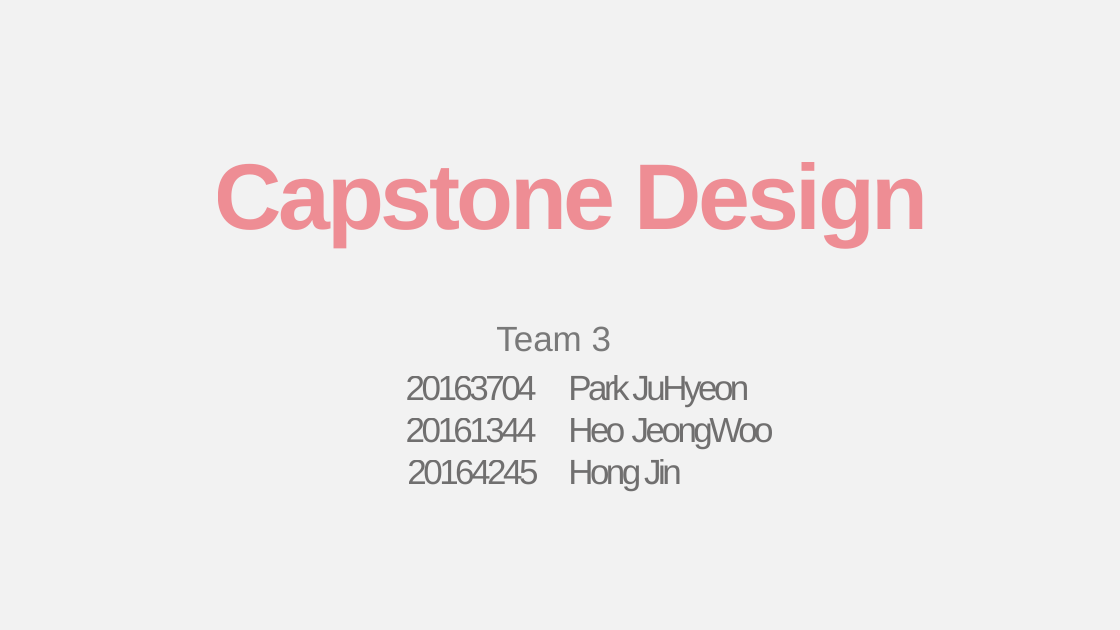
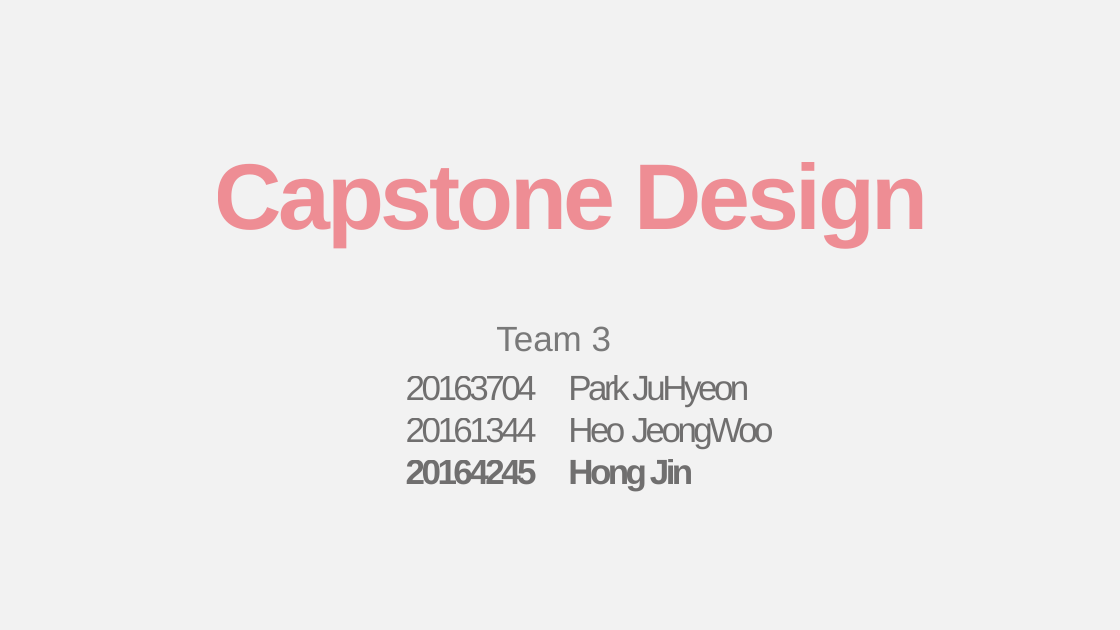
Before and after one commit to smoothie316/Docs, a slide deck: slide 1 of Weekly Presentation/Capstone Design 4th Presentation.pptx. Drawn at 1120x630 pixels with LibreOffice and Linux fonts; fonts in the diff are those of the drawing. Boxes give left, top, right and bottom in pixels: in the first picture for what was removed or moved away, otherwise in the second. Text is boxed around its words. In the diff, an @@ line names an element or a change of style, - is before the commit and + after.

```diff
--- a/Weekly Presentation/Capstone Design 4th Presentation.pptx
+++ b/Weekly Presentation/Capstone Design 4th Presentation.pptx
@@ text at (x1=406, y1=460, x2=537, y2=485): bold on in "20164245" @@
@@ text at (x1=568, y1=459, x2=694, y2=491): bold on in "Hong Jin" @@
```
Also in this commit, not shown: 26 other slides changed, 1 slide added.
